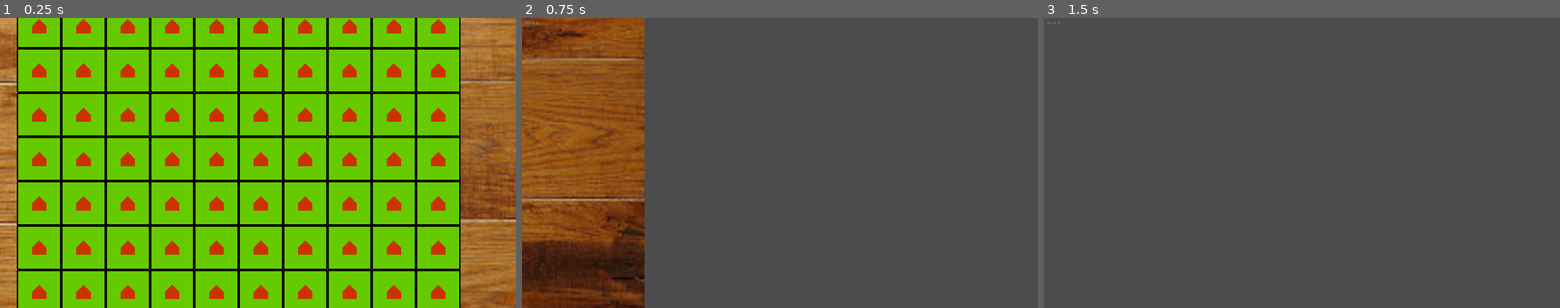
Above: before the commit, frames 1-3 (left to right).
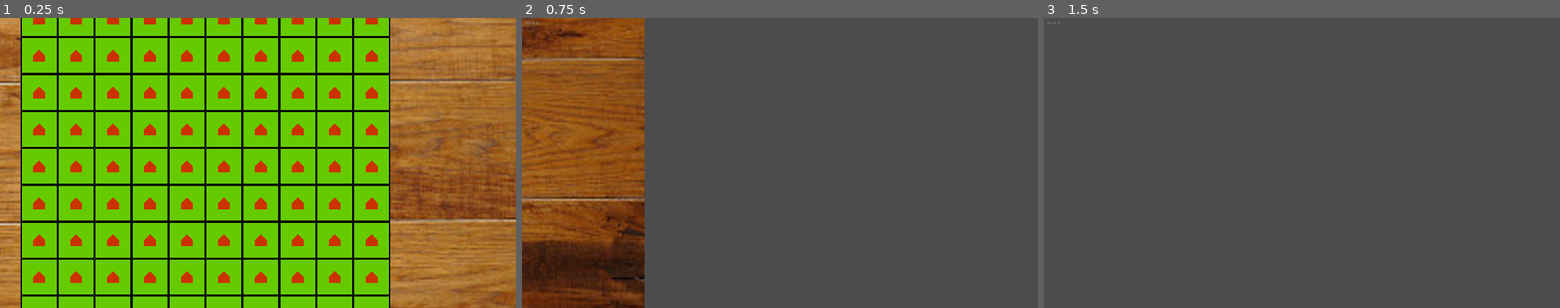
Above: after the commit, the same moments.

Repository: solangebl/godot-carcassonne
Game: Godot game, scene res://scenes/Game.tscn
Two runs of this game, one before a commit and one after it. Both use one fixed random seed, a clock stepped at 60 frames per second and the inputs below.
Inputs (mouse positions are in pixels of both pictures, inside the frame that each line leads up to):
- Up to frame 1 (0.25 s): no input
- Up to frame 2 (0.75 s): tap Enter at 0.5 s; move the mouse to (893, 148) at 0.52 s; hold Right (ui_right) from 0.53 s (still down); hold Ctrl from 0.53 s (still down); click (893, 148) at 0.67 s
- Up to frame 3 (1.5 s): release Right (ui_right) at 1.25 s; release Ctrl at 1.25 s; tap Space at 1.25 s; drag from (1198, 177) to (1276, 221) at 1.27 s

The runs differ from the first frame. In frame 1, 40% of the frame differs, in the area x 3-90%, y 0-100%; in frame 2, nothing differs; in frame 3, nothing differs.

Commit message:
Board: agrego calculo de scale segun tamaño de la pantalla

Diff:
--- a/project.godot
+++ b/project.godot
@@ -40,6 +40,8 @@
 
 window/size/width=1920
 window/size/height=1080
+window/size/test_width=512
+window/size/test_height=512
 window/stretch/mode="2d"
 window/stretch/aspect="keep"
 
--- a/scripts/Board.gd
+++ b/scripts/Board.gd
@@ -3,20 +3,19 @@
 
 const BOARD_DIMENTIONS = Vector2(10,10)
 
-# TODO: calculate scale_perc based on screen size?
-var scale_perc = 0.5
-var item_size = 330*scale_perc
-
-# Declare member variables here. Examples:
-# var a = 2
-# var b = "text"
-
+var full_h = 1080
+var full_item_size = 330
+var scale_perc = 1
 
 # Called when the node enters the scene tree for the first time.
 func _ready():
+	var act_h = get_viewport().size.y
+	scale_perc = float(act_h)/full_h
 	generate_tiles()
+	print(get_viewport().size.x)
 
 func generate_tiles():
+	var item_size = full_item_size*scale_perc
 	# TODO: generate game tiles, randomly save them in a stack to get them one by one
 	# TEST
 	for x in range(BOARD_DIMENTIONS.x):
